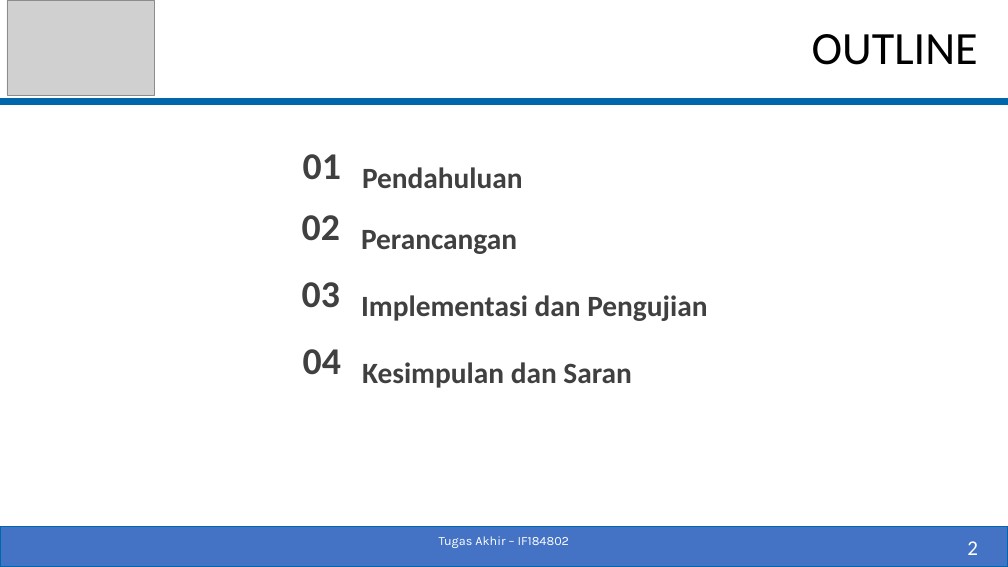
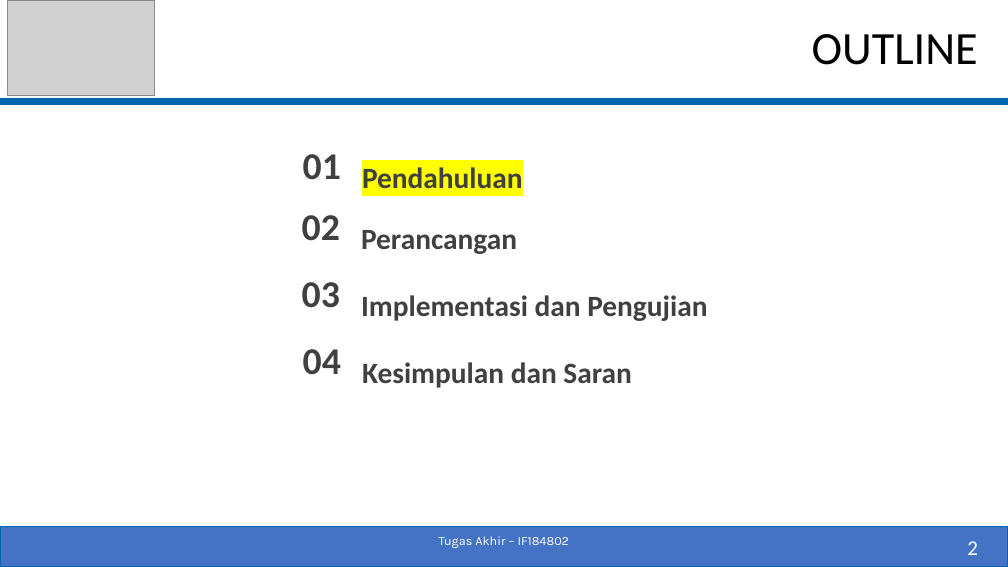
Before and after one commit to fajrisalam/Tugas-Akhir, a slide deck: slide 2 of PPT_SIDANG.pptx. Drawn at 1008x567 pixels with LibreOffice and Linux fonts; fonts in the diff are those of the drawing; grey boxes stand for pictures. Boxes give left, top, right and bottom in pixels: in the first picture for what was removed or moved away, otherwise in the second. Text is boxed around its words. In the diff, an @@ line names an element or a change of style, - is before the commit and + after.

```diff
--- a/PPT_SIDANG.pptx
+++ b/PPT_SIDANG.pptx
@@ text "Pendahuluan" at box(362, 167, 523, 188): highlight none to #FFFF00 @@
```
Also in this commit, not shown: 14 other slides changed, 5 slides added, 5 slides removed, 1 other file.
